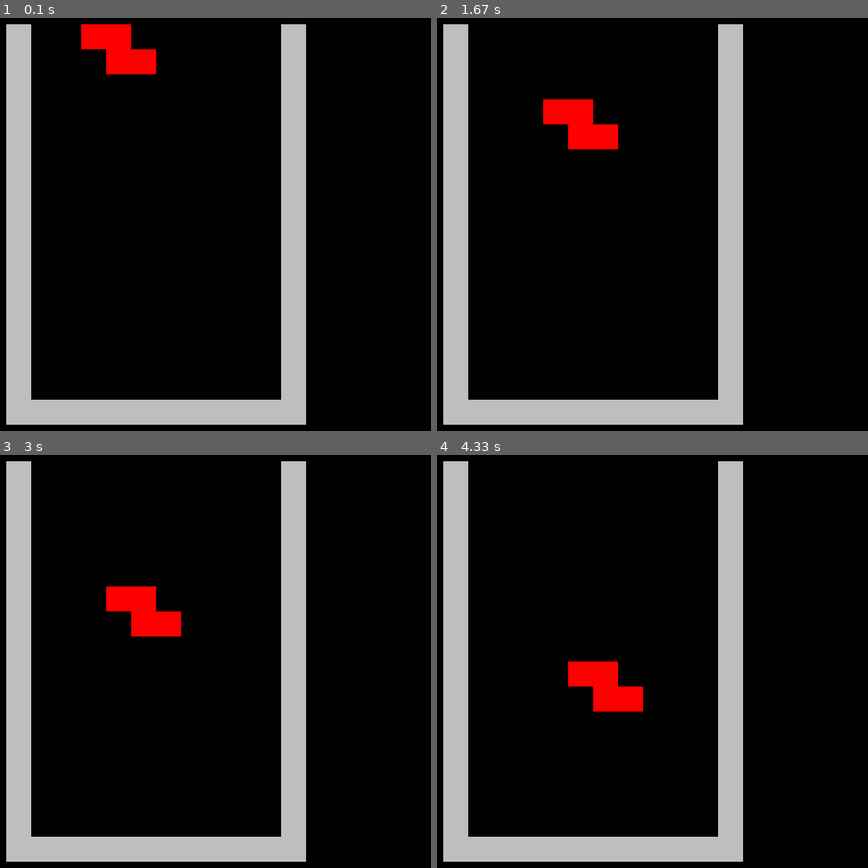
Above: before the commit, frames 1-4 (two rows, left to right).
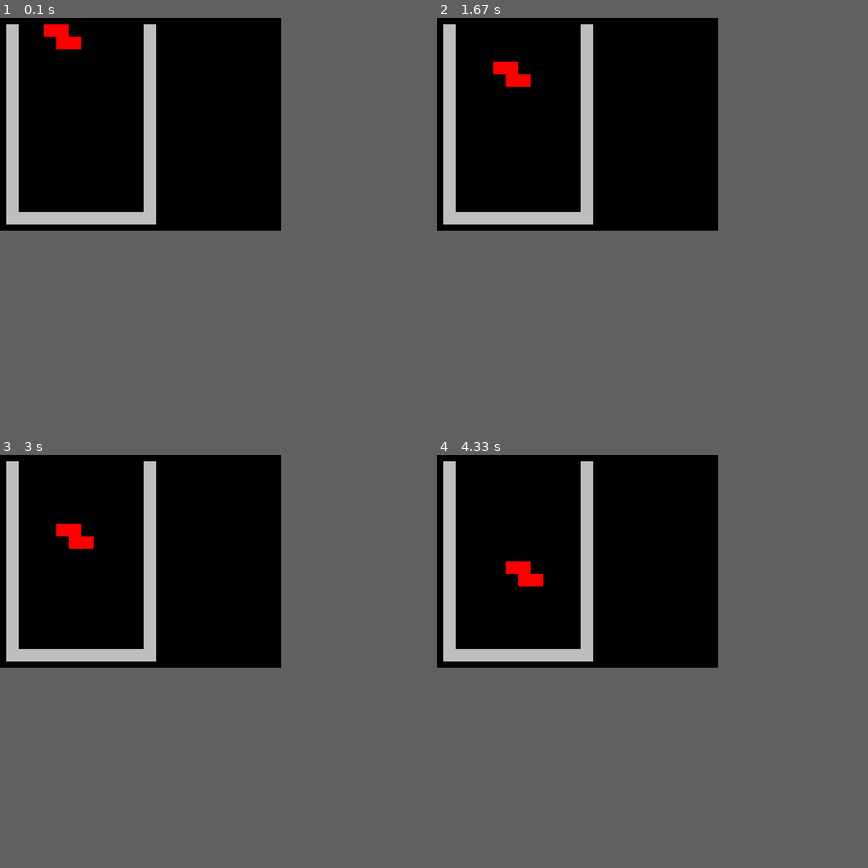
Above: after the commit, the same moments.

Repository: vedgar/Luka-python
Game: pygame game, started from tetris.py
The game is run twice, just before and just after one commit, with the same random seed, the same clock (stepped at 60 frames per second) and the same inputs.
Inputs:
- Up to frame 1 (0.1 s): no input
- Up to frame 2 (1.67 s): hold Right 0.33-0.8 s; hold Right 0.83-1.3 s; hold Left from 1.33 s (still down)
- Up to frame 3 (3 s): release Left at 1.87 s; hold Left 1.9-2.3 s; hold Right 2.33-2.97 s
- Up to frame 4 (4.33 s): hold Left 3-3.47 s; hold Right 3.5-3.97 s; hold Right from 4 s (still down)
In our replay, the window is 690x660 before the commit and 450x340 after it. These sizes can differ from the game's own. Grey fills any space a smaller window leaves; there, only what the larger window draws over its background counts as a difference.

The runs differ from the first frame. In frame 1, 17% of the frame differs, in the area x 1-72%, y 1-99%; in frame 2, 17%; in frame 3, 17%; in frame 4, 17%.

Commit message:
Trivijalna izmjena

Diff:
--- a/tetris.py
+++ b/tetris.py
@@ -3,7 +3,7 @@
 os.environ['SDL_VIDEO_WINDOW_POS'] = '200,35'
 
 širina, visina = 10, 15
-q = 40
+q = 20
 cheat_code_activated = False
 
 class Oblik(enum.Enum):
